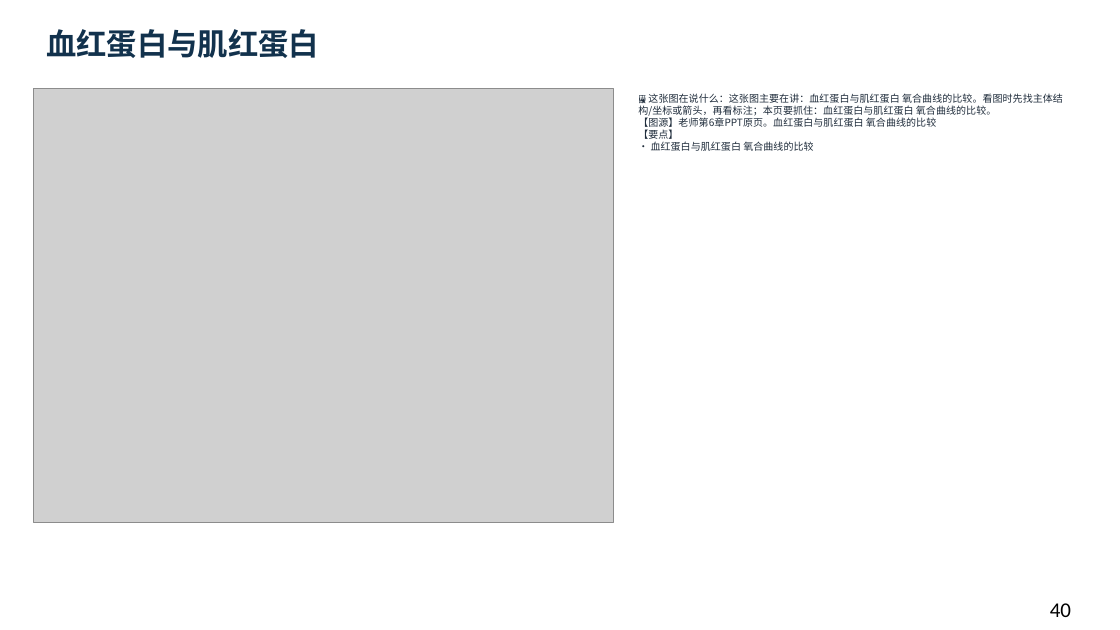
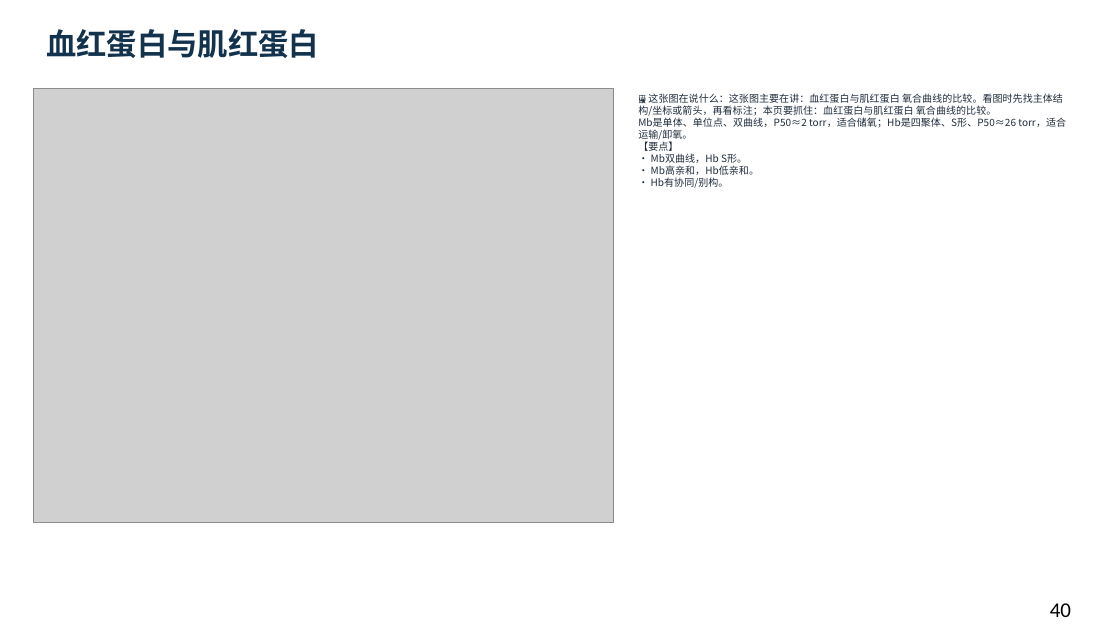
Before and after one commit to newkan-li/Biochemistry, a slide deck: slide 40 of downloads/bc04-ai-style.pptx. Drawn at 1120x630 pixels with LibreOffice and Linux fonts; fonts in the diff are those of the drawing; grey boxes stand for pictures. Boxes give left, top, right and bottom in pixels: in the first picture for what was removed or moved away, otherwise in the second. Text is boxed around its words. In the diff, an @@ line names an element or a change of style, - is before the commit and + after.

```diff
--- a/downloads/bc04-ai-style.pptx
+++ b/downloads/bc04-ai-style.pptx
@@ text at (638,93,1066,188): text changed @@
-🖼 这张图在说什么：这张图主要在讲：血红蛋白与肌红蛋白 氧合曲线的比较。看图时先找主体结构/坐标或箭头，再看标注；本页要抓住：血红蛋白与肌红蛋白 氧合曲线的比较。
-【图源】老师第6章PPT原页。血红蛋白与肌红蛋白 氧合曲线的比较
-【要点】
-• 血红蛋白与肌红蛋白 氧合曲线的比较
+🖼 这张图在说什么：这张图主要在讲：血红蛋白与肌红蛋白 氧合曲线的比较。看图时先找主体结构/坐标或箭头，再看标注；本页要抓住：血红蛋白与肌红蛋白 氧合曲线的比较。
+Mb是单体、单位点、双曲线，P50≈2 torr，适合储氧；Hb是四聚体、S形、P50≈26 torr，适合运输/卸氧。
+【要点】
+• Mb双曲线，Hb S形。
+• Mb高亲和，Hb低亲和。
+• Hb有协同/别构。
```
Also in this commit, not shown: 16 other slides changed, 6 slides added, 6 other files.
